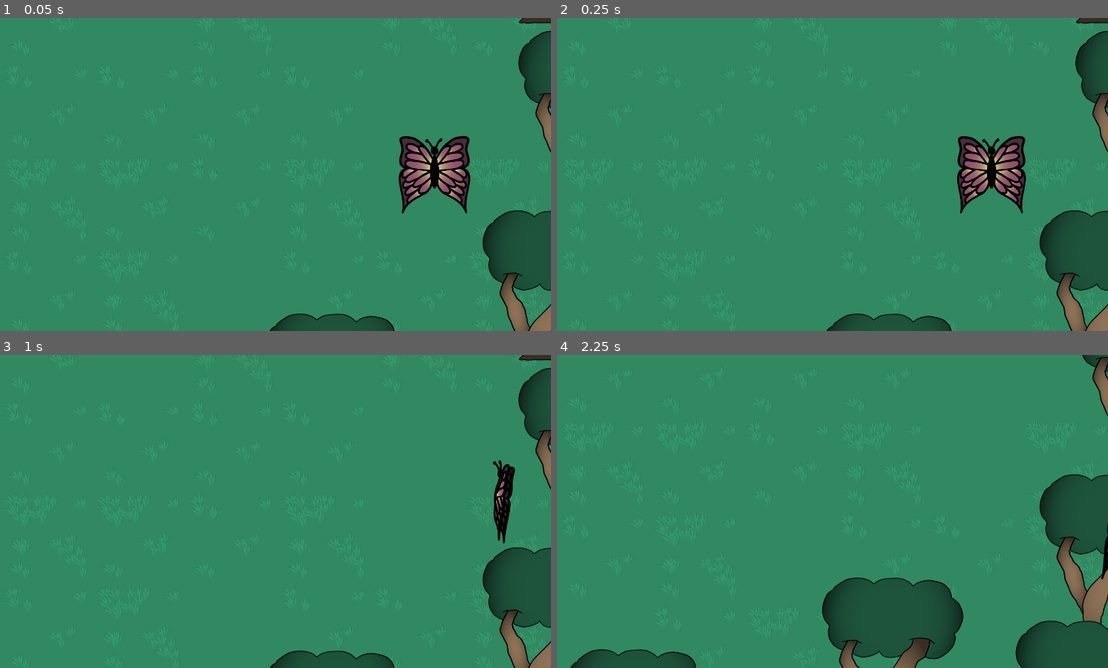
Above: before the commit, frames 1-4 (two rows, left to right).
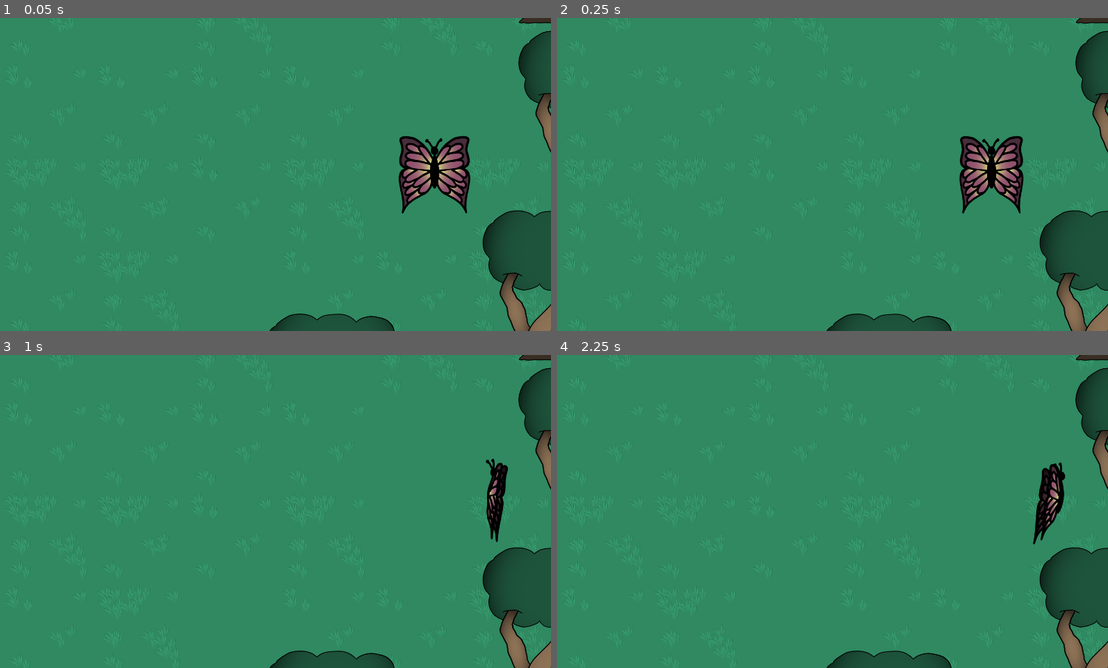
Above: after the commit, the same moments.

Repository: VRiveland/hungry-hungry-butterfly
Game: Godot game, scene res://game.tscn
Two runs of this game, one before a commit and one after it. Both use one fixed random seed, a clock stepped at 60 frames per second and the inputs below.
Inputs:
- Up to frame 1 (0.05 s): no input
- Up to frame 2 (0.25 s): no input
- Up to frame 3 (1 s): hold D (move_right) from 0.53 s (still down)
- Up to frame 4 (2.25 s): release D (move_right) at 1.28 s; hold S (move_down) 1.28-2.03 s; hold D (move_right) from 2.03 s (still down)

Frame 1 is identical in both runs. In frame 2, 1.0% of the frame differs, in the area x 72-86%, y 37-63%; in frame 3, 0.8%; in frame 4, 17%, in the area x 2-100%, y 0-100%.

Commit message:
Fixed player movement

Diff:
--- a/Scenes/Characters and objects/player.gd
+++ b/Scenes/Characters and objects/player.gd
@@ -1,20 +1,20 @@
 extends CharacterBody2D
 
 
-@export var speed = 256
+@export var speed = 384
 var prev_animation
 
 
-func _process(delta):
+func _physics_process(delta):
 	var velocity = Vector2.ZERO # The player's movement vector.
 	if Input.is_action_pressed("move_right"):
-		velocity.x += 1
+		velocity.x = 1
 	if Input.is_action_pressed("move_left"):
-		velocity.x -= 1
+		velocity.x = -1
 	if Input.is_action_pressed("move_down"):
-		velocity.y += 1
+		velocity.y = 1
 	if Input.is_action_pressed("move_up"):
-		velocity.y -= 1
+		velocity.y = -1
 
 	if velocity.length() > 0:
 		velocity = velocity.normalized() * speed
@@ -53,4 +53,4 @@
 			$AnimatedSprite2D.animation = "default"
 
 	$AnimatedSprite2D.play()
-	position += velocity * delta
+	var collision = move_and_collide(velocity * delta)
--- a/Scenes/Characters and objects/player.tscn
+++ b/Scenes/Characters and objects/player.tscn
@@ -234,7 +234,6 @@
 
 [node name="Player" type="CharacterBody2D"]
 script = ExtResource("1_evtd0")
-speed = 384
 
 [node name="AnimatedSprite2D" type="AnimatedSprite2D" parent="."]
 scale = Vector2(1.00174, 1.06329)
